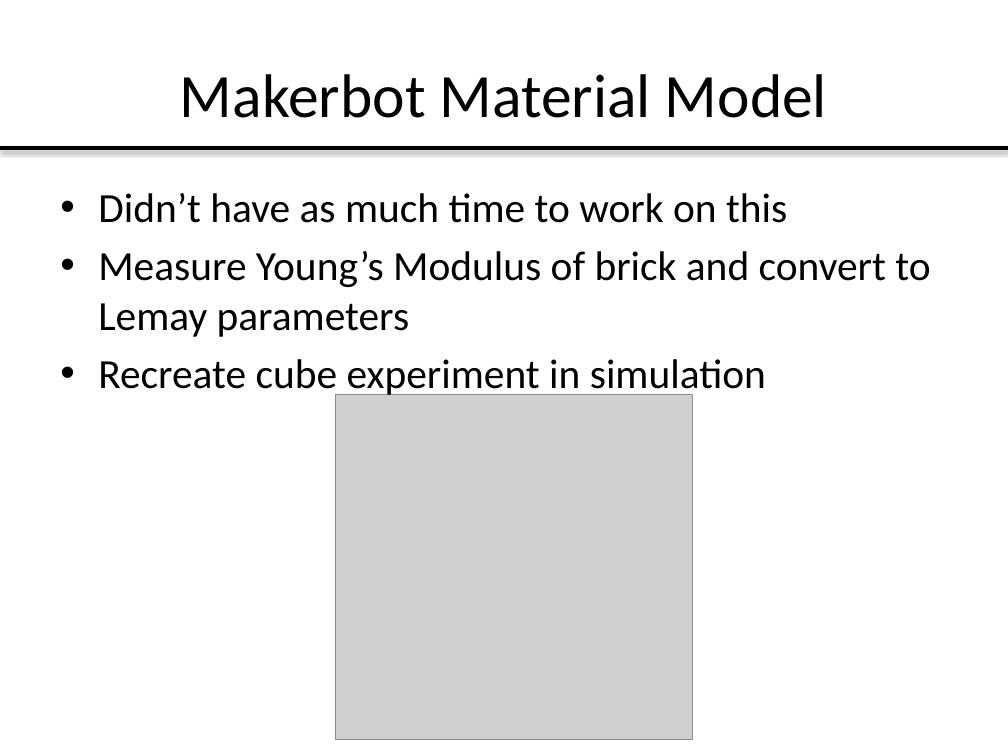
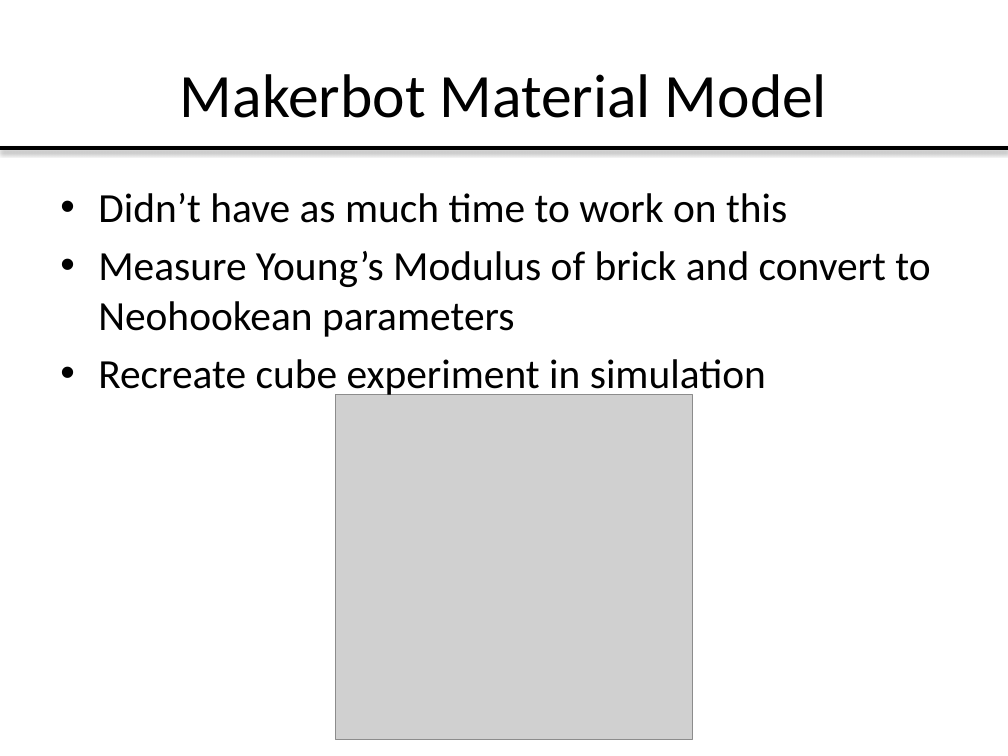
Before and after one commit to arjunnar/MakerbotFEMSim, a slide deck: slide 11 of FinalDeliverables/6.S079FinalPresentation_Arjun_Lucas.pptx. Drawn at 1008x756 pixels with LibreOffice and Linux fonts; fonts in the diff are those of the drawing; grey boxes stand for pictures. Boxes give left, top, right and bottom in pixels: in the first picture for what was removed or moved away, otherwise in the second. Text is boxed around its words. In the diff, an @@ line names an element or a change of style, - is before the commit and + after.

```diff
--- a/FinalDeliverables/6.S079FinalPresentation_Arjun_Lucas.pptx
+++ b/FinalDeliverables/6.S079FinalPresentation_Arjun_Lucas.pptx
@@ text at [98,251,930,337]: text changed @@
-• Measure Young’s Modulus of brick and convert to Lemay parameters
+• Measure Young’s Modulus of brick and convert to Neohookean parameters
```
Also in this commit, not shown: 1 other slide changed.
